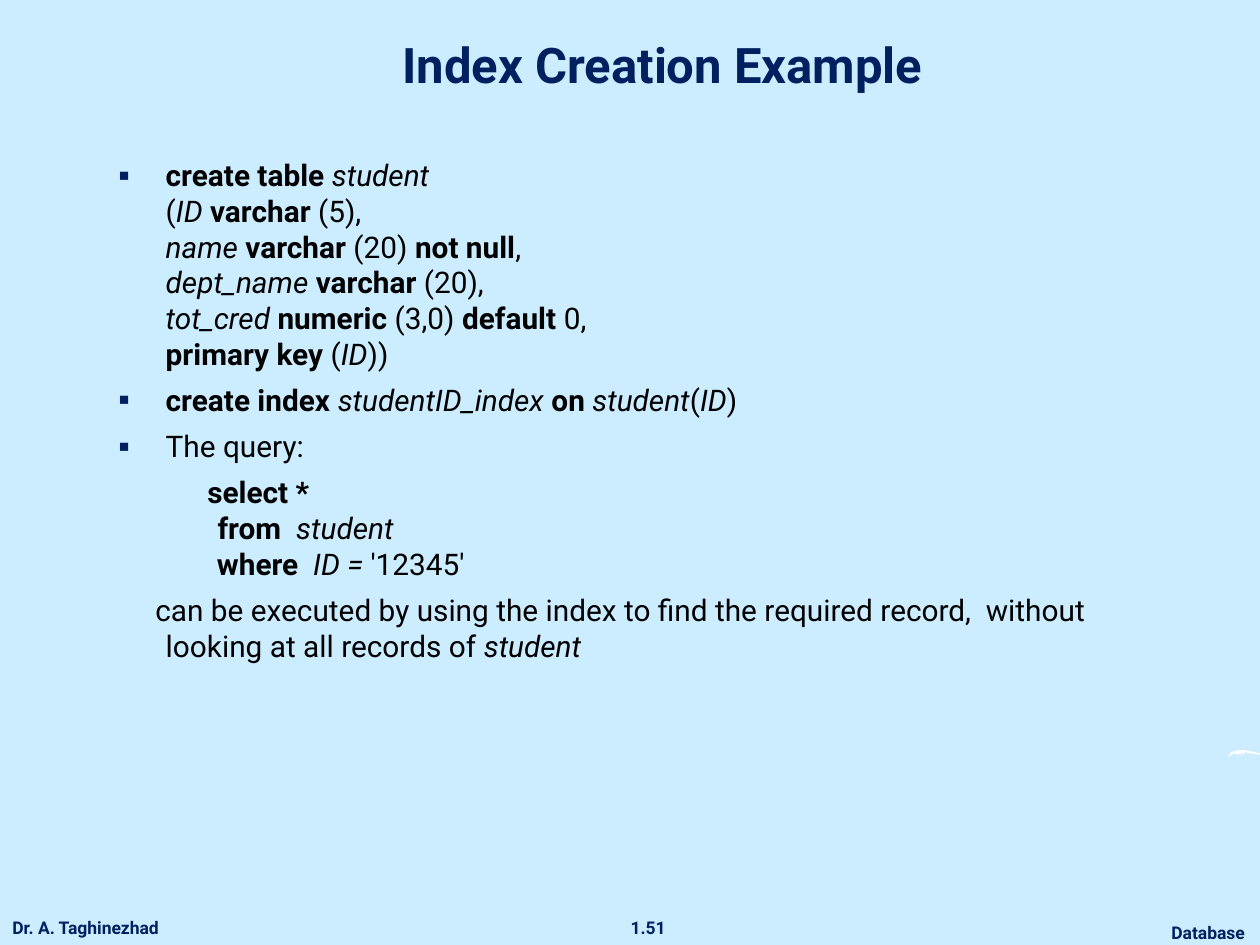
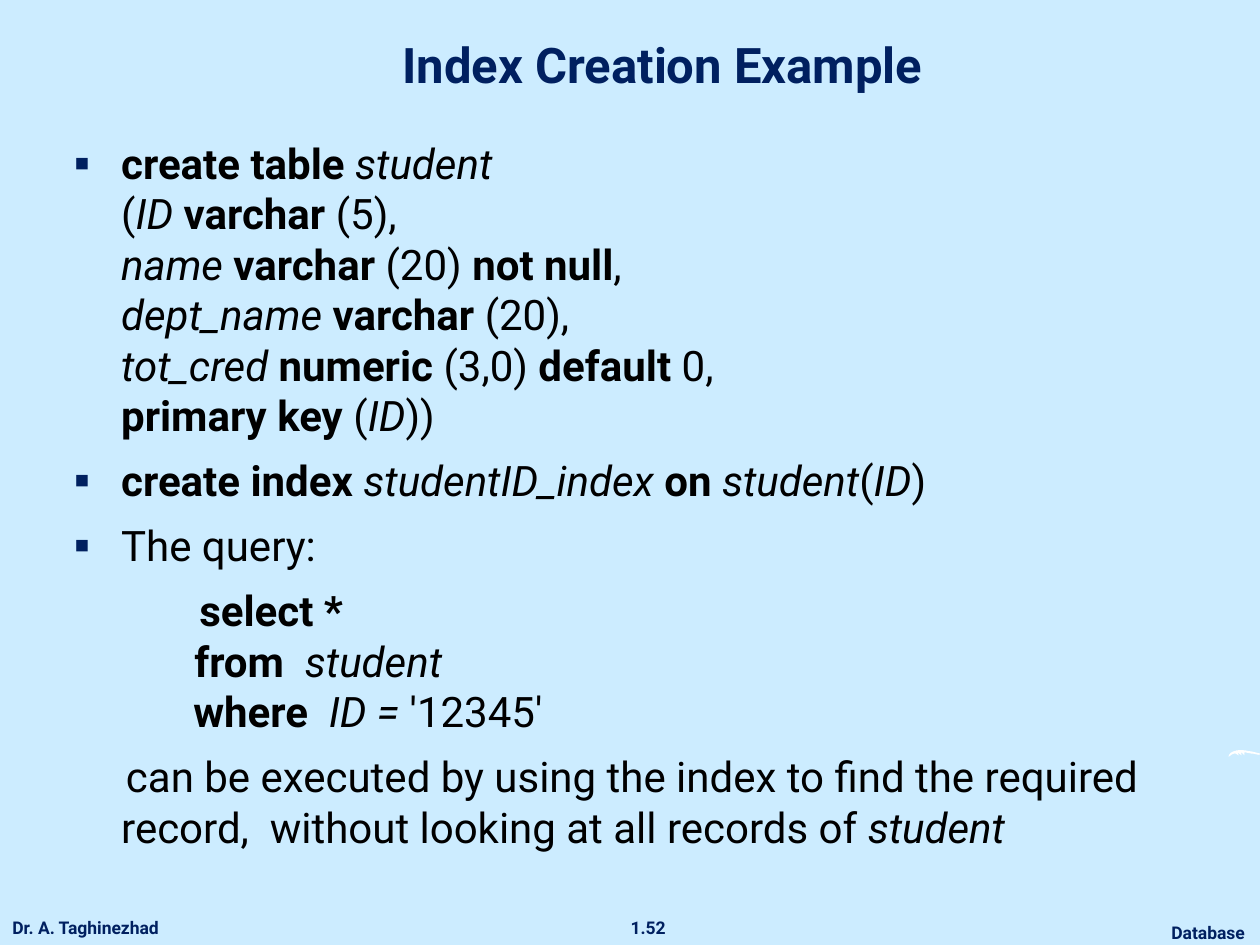
Before and after one commit to ataghinezhad/ataghinezhad.github.io, a slide deck: slide 52 of courses/downloads/temp/Database_Lec4.pptx (slide 51 before the commit). Drawn at 1260x945 pixels with LibreOffice and Linux fonts; fonts in the diff are those of the drawing; background and template pictures are left out. Boxes give left, top, right and bottom in pixels: in the first picture for what was removed or moved away, otherwise in the second. Text is boxed around its words. In the diff, an @@ line names an element or a change of style, - is before the commit and + after.

```diff
--- a/courses/downloads/temp/Database_Lec4.pptx
+++ b/courses/downloads/temp/Database_Lec4.pptx
@@ text "create table student (ID varchar ...": place and size @@
-text "create table student (ID varchar ..." at [155,163,1085,664]
+text "create table student (ID varchar ..." at [121,147,1138,852]
@@ text "create table student (ID varchar ..." at [121,147,1138,852]: size 17 to 24 pt; more space between paragraphs @@
@@ page number at [631,921,666,934]: text changed @@
-1.51
+1.52
```
Also in this commit, not shown: 39 other slides changed, 2 slides added, 1 slide removed, 1 other file.
